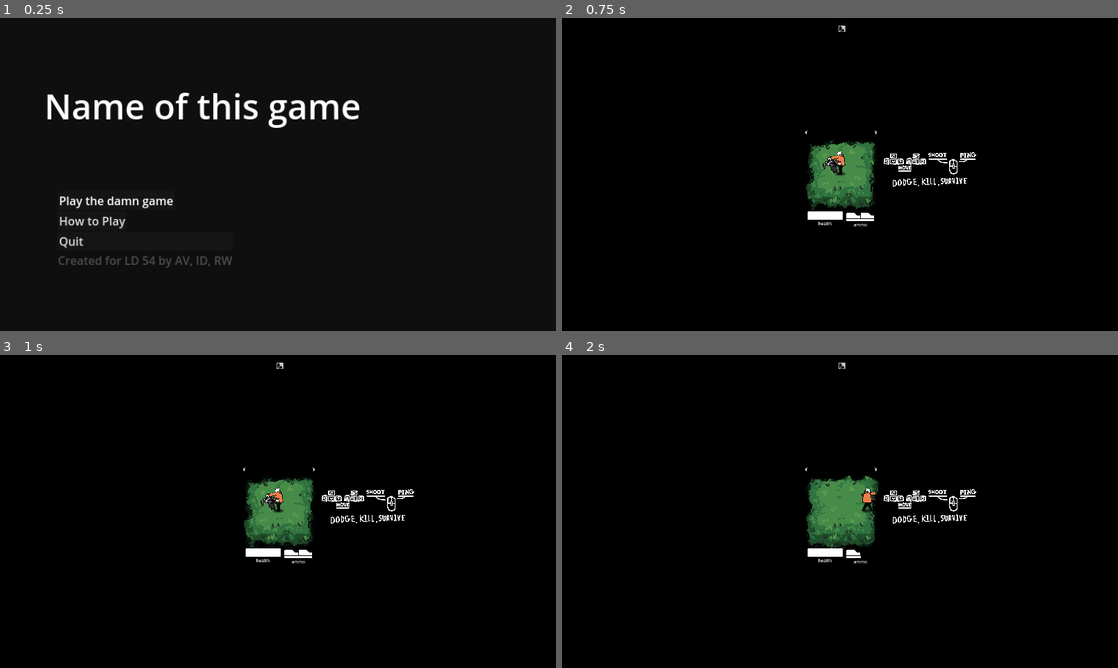
Above: before the commit, frames 1-4 (two rows, left to right).
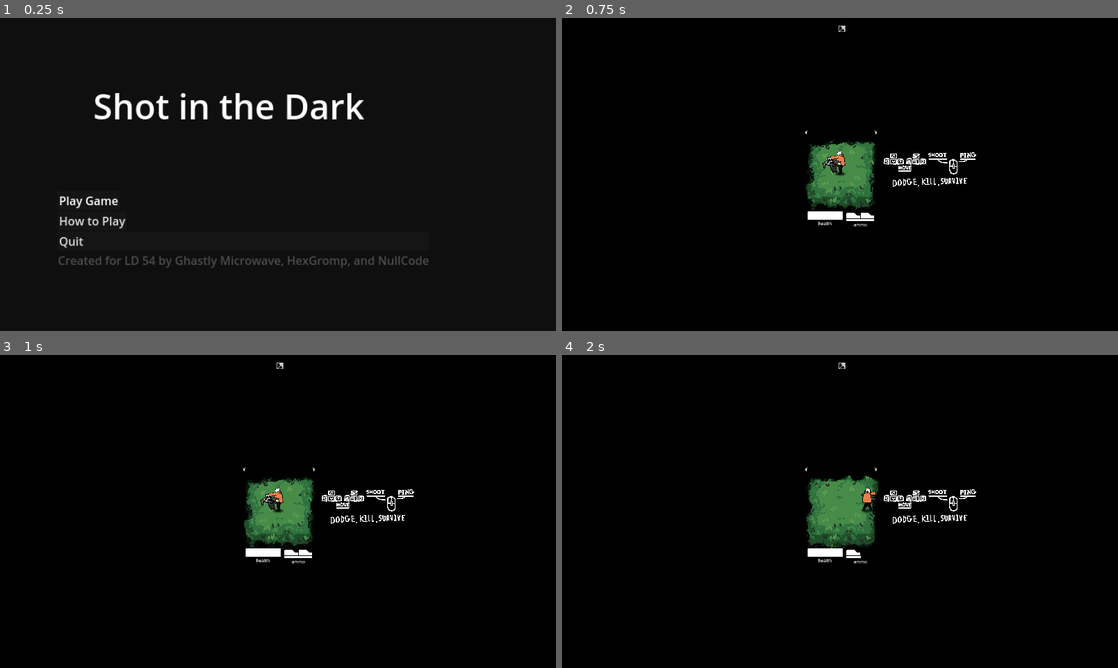
Above: after the commit, the same moments.

Repository: deppong/ludumdare54
Game: Godot game, scene res://objects/MainMenu.tscn
Same seed, same stepped clock (60 frames per second), same inputs: the game is played once before the commit and once after it. This scene is started directly instead of the project's main scene. The engine's default icon, where the game draws it, is replaced by a stand-in: a white triangle on a blue panel in a dark square. Sound files missing from this copy of the repository are replaced by a short silence.
Inputs (mouse positions are in pixels of both pictures, inside the frame that each line leads up to):
- Up to frame 1 (0.25 s): no input
- Up to frame 2 (0.75 s): click "Play the damn game" (after the commit: "Play Game") at 0.5 s
- Up to frame 3 (1 s): no input
- Up to frame 4 (2 s): tap Enter at 1.25 s; move the mouse to (962, 495) at 1.27 s; hold D (MoveRight) from 1.28 s (still down); click (962, 495) at 1.35 s

The runs differ from the first frame. In frame 1, 3.1% of the frame differs, in the area x 8-78%, y 23-80%; in frame 2, less than 0.1%; in frame 3, less than 0.1%; in frame 4, nothing differs.

Commit message:
main menu adjustments

Diff:
--- a/objects/MainMenu.tscn
+++ b/objects/MainMenu.tscn
@@ -52,7 +52,7 @@
 layout_mode = 2
 theme_override_font_sizes/normal_font_size = 120
 bbcode_enabled = true
-text = "[center]Name of this game[/center]
+text = "[center]Shot in the Dark[/center]
 "
 fit_content = true
 
@@ -71,7 +71,7 @@
 theme_override_colors/font_pressed_color = Color(0.533333, 0.533333, 0.533333, 1)
 theme_override_colors/font_hover_color = Color(0.752941, 0.752941, 0.752941, 1)
 theme_override_font_sizes/font_size = 40
-text = "Play the damn game"
+text = "Play Game"
 alignment = 0
 
 [node name="HowToBtn" type="Button" parent="Canvas/Panel/MarginContainer/VBoxContainer/MarginContainer2/VBoxContainer"]
@@ -94,7 +94,7 @@
 layout_mode = 2
 theme_override_colors/font_color = Color(0.298039, 0.298039, 0.298039, 1)
 theme_override_font_sizes/font_size = 40
-text = "Created for LD 54 by AV, ID, RW"
+text = "Created for LD 54 by Ghastly Microwave, HexGromp, and NullCode"
 
 [node name="HowToPanel" type="Panel" parent="Canvas"]
 visible = false
